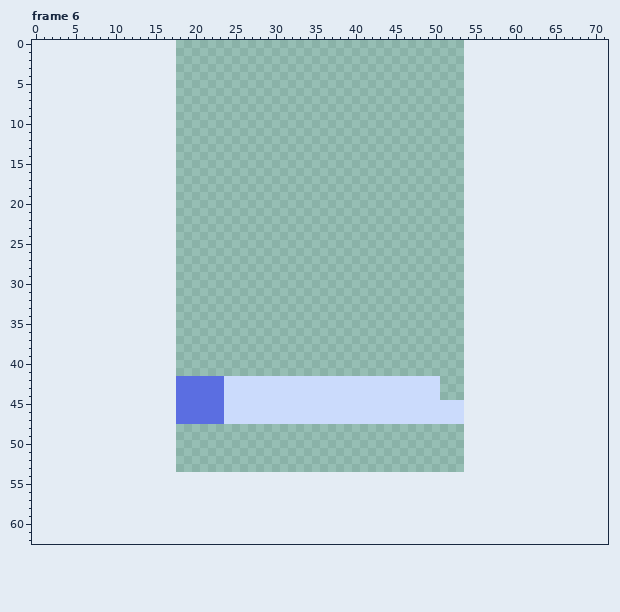
One commit to this pixel-art file: ase/warriorsword.ase. Above: the version before the commit.
36x54 pixels, 10 frames. Shown: frame 6. The old version is drawn lined up with the new one, on the new canvas. The commit also changed other frames, which this record leaves out.
Now the later version:
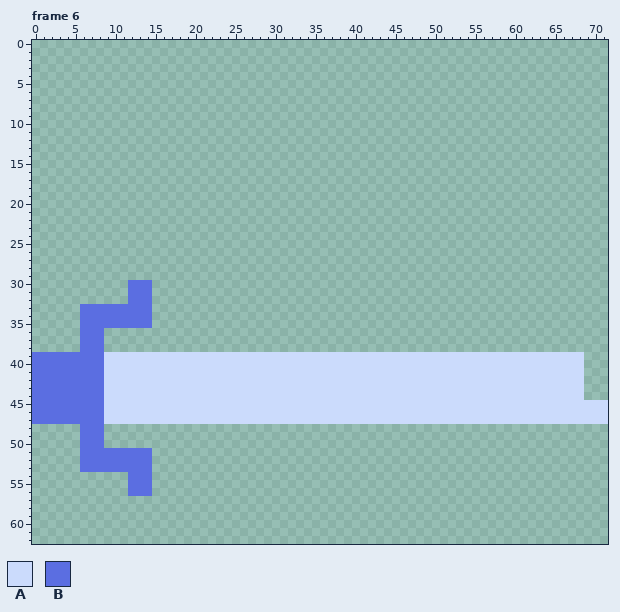
Palette (. is transparent): A #cbdbfc  B #5b6ee1
The exact change:
canvas 36x54 -> 72x63, the old top-left corner now at 18,0
--- frame 6
@@ x 0..71 @@
 29 ........................................................................
-30 ........................................................................
-31 ........................................................................
-32 ........................................................................
-33 ........................................................................
-34 ........................................................................
-35 ........................................................................
-36 ........................................................................
-37 ........................................................................
-38 ........................................................................
-39 ........................................................................
-40 ........................................................................
-41 ........................................................................
-42 ..................BBBBBBAAAAAAAAAAAAAAAAAAAAAAAAAAA.....................
-43 ..................BBBBBBAAAAAAAAAAAAAAAAAAAAAAAAAAA.....................
-44 ..................BBBBBBAAAAAAAAAAAAAAAAAAAAAAAAAAA.....................
-45 ..................BBBBBBAAAAAAAAAAAAAAAAAAAAAAAAAAAAAA..................
-46 ..................BBBBBBAAAAAAAAAAAAAAAAAAAAAAAAAAAAAA..................
-47 ..................BBBBBBAAAAAAAAAAAAAAAAAAAAAAAAAAAAAA..................
-48 ........................................................................
-49 ........................................................................
-50 ........................................................................
-51 ........................................................................
-52 ........................................................................
-53 ........................................................................
-54 ........................................................................
-55 ........................................................................
-56 ........................................................................
+30 ............BBB.........................................................
+31 ............BBB.........................................................
+32 ............BBB.........................................................
+33 ......BBBBBBBBB.........................................................
+34 ......BBBBBBBBB.........................................................
+35 ......BBBBBBBBB.........................................................
+36 ......BBB...............................................................
+37 ......BBB...............................................................
+38 ......BBB...............................................................
+39 BBBBBBBBBAAAAAAAAAAAAAAAAAAAAAAAAAAAAAAAAAAAAAAAAAAAAAAAAAAAAAAAAAAAA...
+40 BBBBBBBBBAAAAAAAAAAAAAAAAAAAAAAAAAAAAAAAAAAAAAAAAAAAAAAAAAAAAAAAAAAAA...
+41 BBBBBBBBBAAAAAAAAAAAAAAAAAAAAAAAAAAAAAAAAAAAAAAAAAAAAAAAAAAAAAAAAAAAA...
+42 BBBBBBBBBAAAAAAAAAAAAAAAAAAAAAAAAAAAAAAAAAAAAAAAAAAAAAAAAAAAAAAAAAAAA...
+43 BBBBBBBBBAAAAAAAAAAAAAAAAAAAAAAAAAAAAAAAAAAAAAAAAAAAAAAAAAAAAAAAAAAAA...
+44 BBBBBBBBBAAAAAAAAAAAAAAAAAAAAAAAAAAAAAAAAAAAAAAAAAAAAAAAAAAAAAAAAAAAA...
+45 BBBBBBBBBAAAAAAAAAAAAAAAAAAAAAAAAAAAAAAAAAAAAAAAAAAAAAAAAAAAAAAAAAAAAAAA
+46 BBBBBBBBBAAAAAAAAAAAAAAAAAAAAAAAAAAAAAAAAAAAAAAAAAAAAAAAAAAAAAAAAAAAAAAA
+47 BBBBBBBBBAAAAAAAAAAAAAAAAAAAAAAAAAAAAAAAAAAAAAAAAAAAAAAAAAAAAAAAAAAAAAAA
+48 ......BBB...............................................................
+49 ......BBB...............................................................
+50 ......BBB...............................................................
+51 ......BBBBBBBBB.........................................................
+52 ......BBBBBBBBB.........................................................
+53 ......BBBBBBBBB.........................................................
+54 ............BBB.........................................................
+55 ............BBB.........................................................
+56 ............BBB.........................................................
 57 ........................................................................
